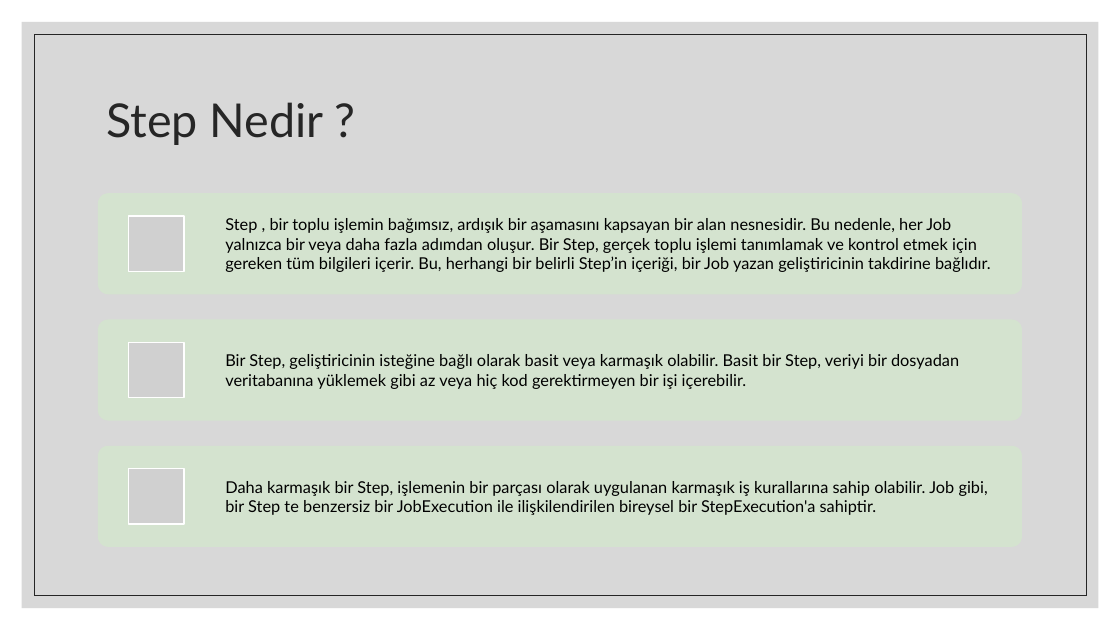
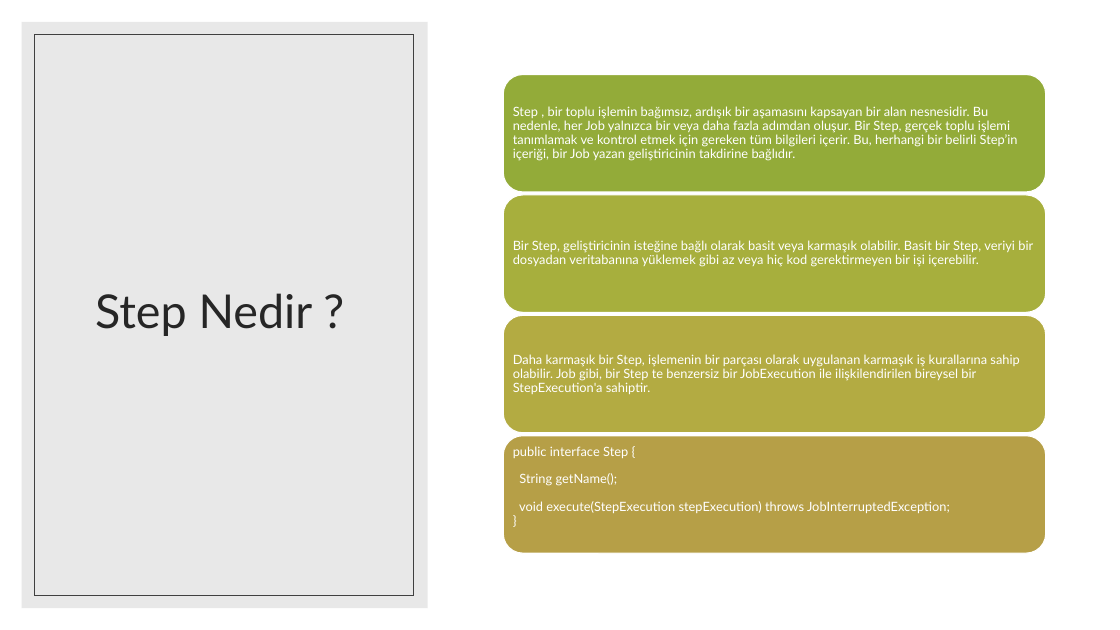
Before and after one commit to yusufemirhanarslan/PythonExercise, a slide deck: slide 14 of SpringBatch.pptx (slide 10 before the commit). Drawn at 1120x630 pixels with LibreOffice and Linux fonts; fonts in the diff are those of the drawing; grey boxes stand for pictures. Boxes give left, top, right and bottom in pixels: in the first picture for what was removed or moved away, otherwise in the second. Text is boxed around its words. In the diff, an @@ line names an element or a change of style, - is before the commit and + after.

```diff
--- a/SpringBatch.pptx
+++ b/SpringBatch.pptx
@@ rectangle added at box(0, 0, 1120, 630), fill #FFFFFF @@
@@ rectangle removed at box(22, 22, 1099, 608) @@
@@ rectangle added at box(22, 22, 428, 608), fill #D9D9D9 at 60% opacity @@
@@ rectangle removed at box(34, 34, 1086, 596) @@
@@ rectangle added at box(34, 34, 413, 596), outline #404040 0.5 pt @@
@@ title "Step Nedir ?": place and size @@
-title "Step Nedir ?" at box(106, 102, 324, 145)
+title "Step Nedir ?" at box(95, 293, 313, 336)
@@ title "Step Nedir ?" at box(95, 293, 313, 336): alignment left to centre @@
@@ text "Step , bir toplu işlemin ...": place and size @@
-text "Step , bir toplu işlemin ..." at box(225, 218, 991, 272)
+text "Step , bir toplu işlemin ..." at box(513, 106, 1018, 161)
@@ text "Bir Step, geliştiricinin isteğine bağlı ...": place and size @@
-text "Bir Step, geliştiricinin isteğine bağlı ..." at box(225, 354, 959, 389)
+text "Bir Step, geliştiricinin isteğine bağlı ..." at box(513, 240, 1033, 267)
@@ size 14 to 11 pt, text colour #000000 to #FFFFFF; line spacing 1 to 0.9; less space between paragraphs in 3 elements at box(513, 106, 1018, 161), box(513, 240, 1033, 267), box(513, 354, 1019, 394) @@
@@ text "Daha karmaşık bir Step, işlemenin ...": place and size @@
-text "Daha karmaşık bir Step, işlemenin ..." at box(225, 481, 988, 515)
+text "Daha karmaşık bir Step, işlemenin ..." at box(513, 354, 1019, 394)
@@ group added at box(503, 75, 1046, 554): 4 rounded rectangles, 1 text @@
+public interface Step {
+String getName();
+void execute(StepExecution stepExecution) throws JobInterruptedException;
+}
@@ group removed at box(98, 193, 1023, 547): 3 rounded rectangles, 3 pictures @@
```
Also in this commit, not shown: 3 other slides changed, 2 slides added, 2 other files.
